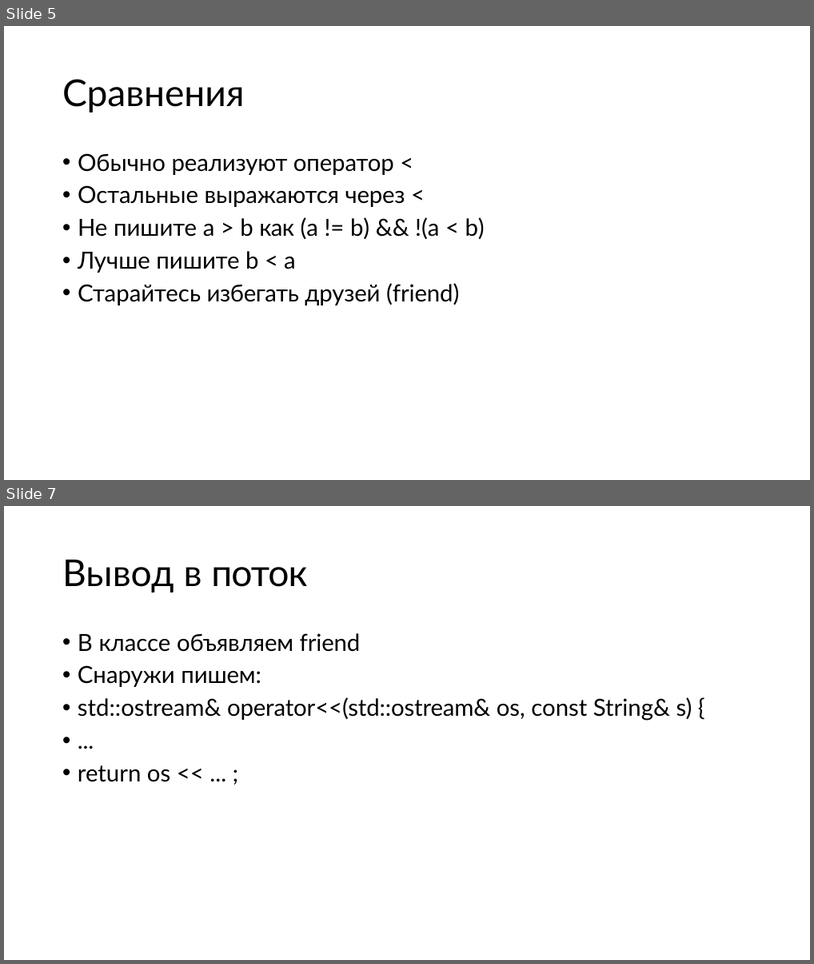
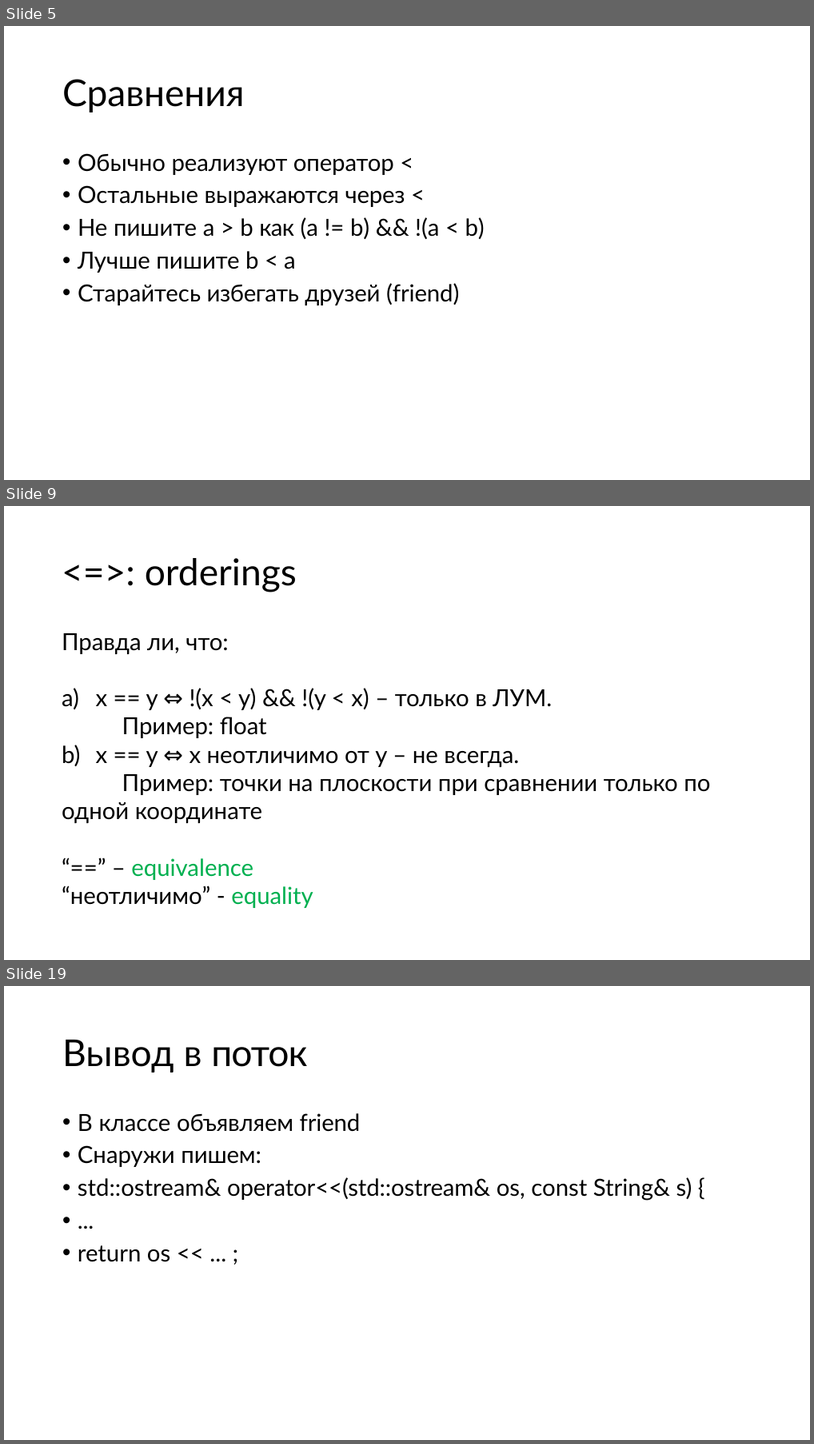
Before and after one commit to kostya2709/C_Plus_Plus_seminars, a slide deck: fall/sem_9_overload/presentations/Семинар_9.pptx. Shown one above the other, each under a label of ours: slides 5 and 7 before the commit, slides 5, 9 and 19 after it; the slides between them are not shown. The pictures are 814x964 and 814x1444 pixels, drawn with LibreOffice and Linux fonts; fonts in the diff are those of the drawing. Boxes give left, top, right and bottom in pixels: in the first picture for what was removed or moved away, otherwise in the second. Text is boxed around its words. In the diff, an @@ line names an element or a change of style, - is before the commit and + after.

```diff
--- a/fall/sem_9_overload/presentations/Семинар_9.pptx
+++ b/fall/sem_9_overload/presentations/Семинар_9.pptx
@@ slide 9 added at bbox=[4, 506, 810, 960], background #FFFFFF @@
@@ title added at bbox=[145, 558, 297, 592], 44 pt, text #000000 @@
+<=>: orderings
@@ text added at bbox=[62, 633, 710, 908], 28 pt, text #000000 @@
+Правда ли, что:
+a) x == y ⇔ !(x < y) && !(y < x) – только в ЛУМ.
+Пример: float
+a) x == y ⇔ x неотличимо от y – не всегда.
+Пример: точки на плоскости при сравнении только по одной координате
+“==” – equivalence
+“неотличимо” - equality
@@ what was slide 7 is now slide 19 @@
```
Also in this commit, not shown: 1 slide changed, 11 other slides added, 25 other files.
